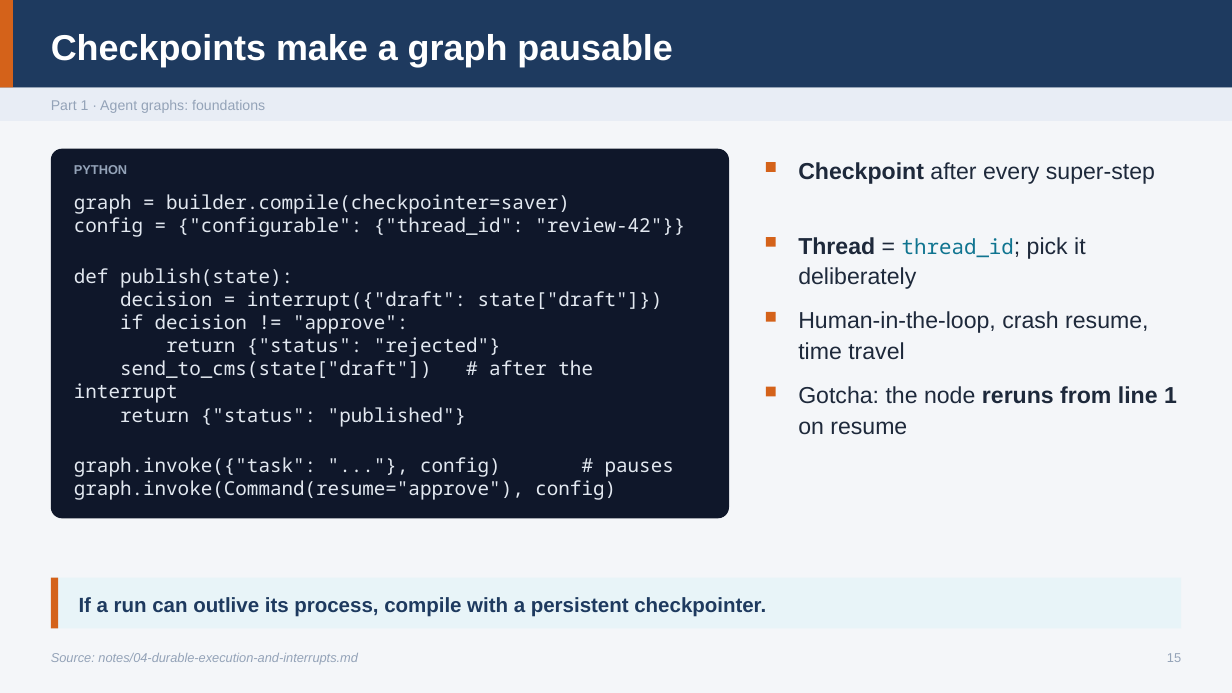
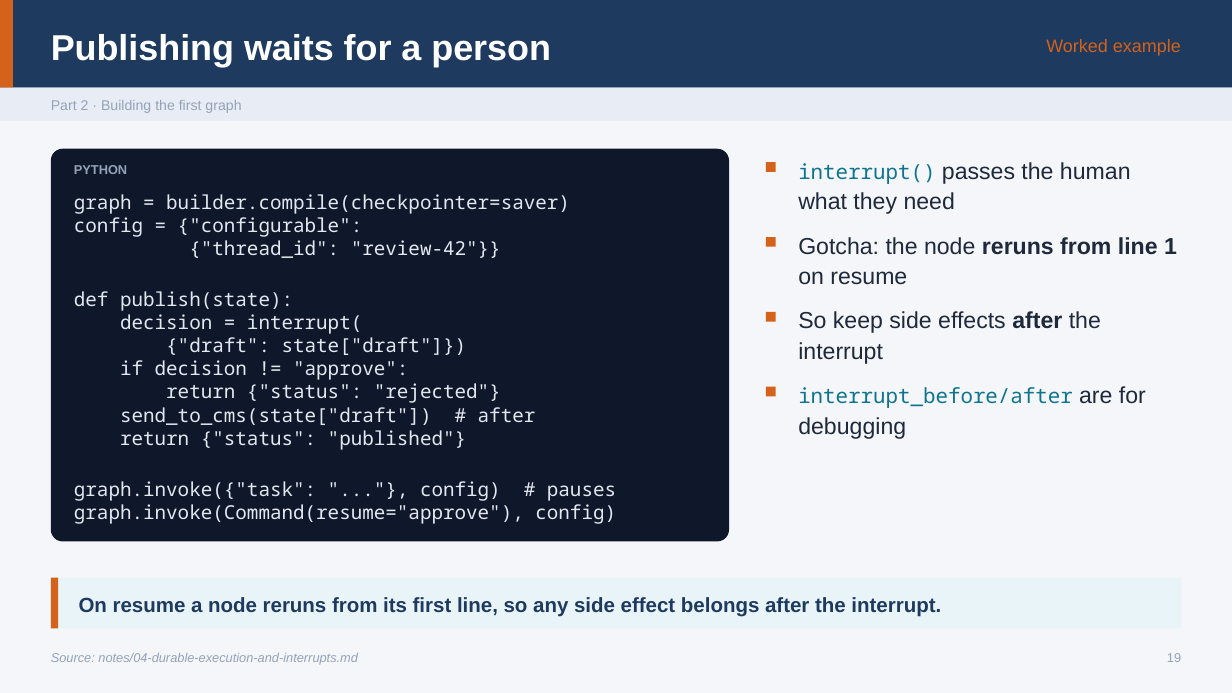
Before and after one commit to ramseywise/learn-ai-engineering, a slide deck: slide 19 of ai-engineering/05-graph-engineering/slides/graph-engineering.pptx (slide 15 before the commit). Drawn at 1232x693 pixels with LibreOffice and Linux fonts; fonts in the diff are those of the drawing. Boxes give left, top, right and bottom in pixels: in the first picture for what was removed or moved away, otherwise in the second. Text is boxed around its words. In the diff, an @@ line names an element or a change of style, - is before the commit and + after.

```diff
--- a/ai-engineering/05-graph-engineering/slides/graph-engineering.pptx
+++ b/ai-engineering/05-graph-engineering/slides/graph-engineering.pptx
@@ text removed at bbox=[51, 34, 673, 67] @@
-Checkpoints make a graph pausable
@@ text added at bbox=[51, 34, 551, 67], 28 pt, text #FFFFFF, bold @@
+Publishing waits for a person
@@ text added at bbox=[1046, 39, 1181, 56], 14 pt, text #D4621A @@
+Worked example
@@ text at bbox=[51, 100, 241, 113]: text changed @@
-Part 1 · Agent graphs: foundations
+Part 2 · Building the first graph
@@ rounded rectangle: place and size @@
-rounded rectangle at bbox=[51, 149, 729, 518]
+rounded rectangle at bbox=[51, 149, 729, 542]
@@ text at bbox=[798, 162, 1131, 214]: text changed @@
-Checkpoint after every super-step
+interrupt() passes the human what they need
@@ text at bbox=[74, 217, 501, 258]: text changed @@
-config = {"configurable": {"thread_id": "review-42"}}
+config = {"configurable":
+{"thread_id": "review-42"}}
@@ text "Gotcha: the node reruns from ...": place and size @@
-text "Gotcha: the node reruns from ..." at bbox=[798, 386, 1177, 435]
+text "Gotcha: the node reruns from ..." at bbox=[798, 237, 1177, 285]
@@ text removed at bbox=[798, 237, 1086, 289] @@
-Thread = thread_id; pick it deliberately
@@ text at bbox=[120, 314, 467, 355]: text changed @@
-decision = interrupt({"draft": state["draft"]})
+decision = interrupt(
+{"draft": state["draft"]})
@@ text at bbox=[798, 311, 1101, 364]: text changed @@
-Human-in-the-loop, crash resume, time travel
+So keep side effects after the interrupt
@@ text added at bbox=[798, 386, 1146, 439], 16.2 pt, text #0F7490 @@
+interrupt_before/after are for debugging
@@ text at bbox=[120, 407, 536, 425]: text changed @@
-send_to_cms(state["draft"]) # after the interrupt
+send_to_cms(state["draft"]) # after
@@ text at bbox=[79, 597, 941, 617]: text changed @@
-If a run can outlive its process, compile with a persistent checkpointer.
+On resume a node reruns from its first line, so any side effect belongs after the interrupt.
@@ text at bbox=[1167, 653, 1181, 662]: text changed @@
-15
+19
```
Also in this commit, not shown: 37 other slides changed, 13 slides added, 16 slides removed, 44 other files.
